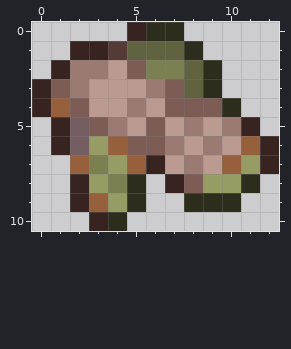
A pixel-art sprite gets an edit: Resources/Textures/Items/Miscellaneous/SpoiledRawhide.png. The picture above is the old version.
The file is 26x22 pixels, drawn in blocks of 2x2; one block is one cell here.
The same view after the edit:
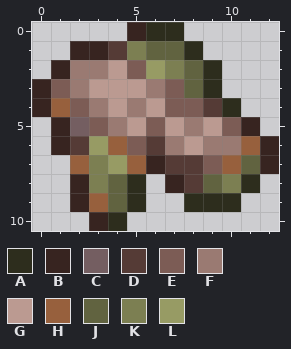
Palette (. is transparent): A #2d2d1d  B #372420  C #745e61  D #553b36  E #7c5c55  F #9a7a72  G #bb9a91  H #97603d  J #616340  K #7c7f52  L #979b64
From old to new:
y 1: x 5 J -> K
y 2: x 6 K -> L
y 4: x 3 G -> F; x 9 E -> D
y 5: x 10 F -> E
y 6: x 2 C -> D; x 6 E -> D; x 10 G -> F
y 7: x 7..9 GFG -> DDE; x 11 L -> J
y 8: x 3..4 LK -> KJ; x 8..10 ELL -> DJK
y 9: x 4 L -> J
Pixel boxes of the changes (left, top, right, bottom) in both pictures:
changed: (70, 41, 260, 212)
